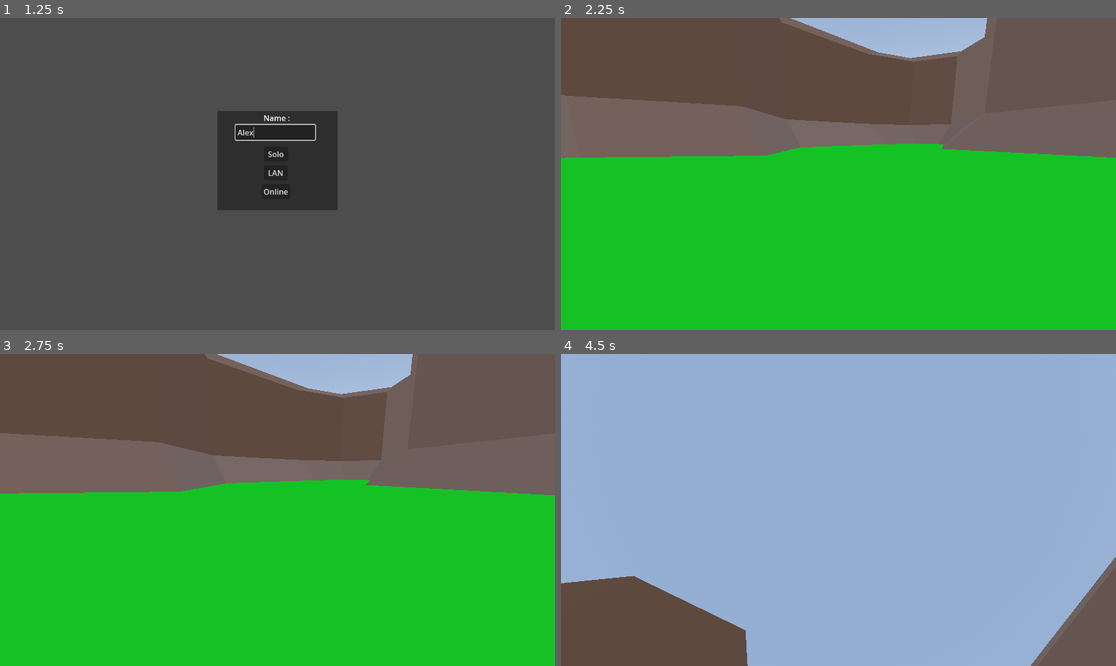
Above: before the commit, frames 1-4 (two rows, left to right).
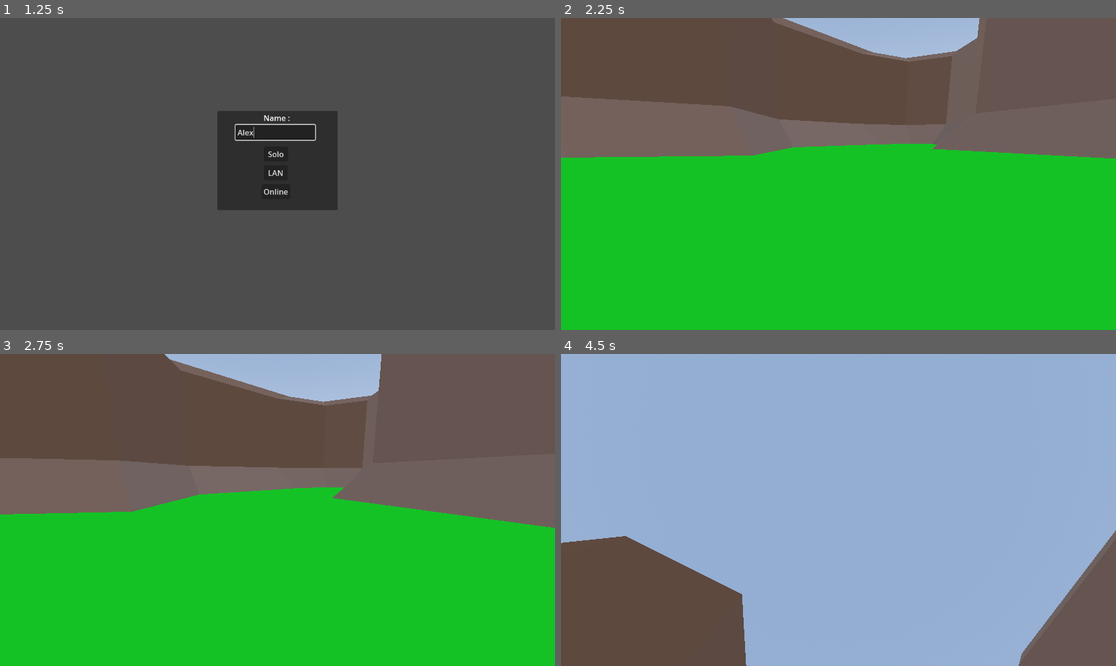
Above: after the commit, the same moments.

Repository: AdrienPiechocki/Magus-Opus
Game: Godot game, scene res://Scenes/Lobby.tscn
The game is run twice, just before and just after one commit, with the same random seed, the same clock (stepped at 60 frames per second) and the same inputs.
Inputs (mouse positions are in pixels of both pictures, inside the frame that each line leads up to):
- Up to frame 1 (1.25 s): click (277, 133) at 0.52 s; type "Alex" at 0.6 s
- Up to frame 2 (2.25 s): click "Solo" at 1.25 s; tap Enter at 2 s; move the mouse to (960, 158) at 2.02 s; hold D (right) from 2.03 s (still down); hold Shift (sprint, bound only after the commit) from 2.03 s (still down)
- Up to frame 3 (2.75 s): keep holding D (right); keep holding Shift (sprint, bound only after the commit); tap Space (jump, bound only after the commit) at 2.27, 2.3, 2.57 s
- Up to frame 4 (4.5 s): move the mouse to (727, 525) at 2.77 s; release D (right) at 2.78 s; release Shift (sprint, bound only after the commit) at 2.78 s; hold S (backward) 2.78-3.53 s; tap Space (jump, bound only after the commit) at 2.85, 3.02, 3.32, 3.5, 3.8 s; tap Shift (sprint, bound only after the commit) at 3.05, 4.35 s; move the mouse to (894, 441) at 3.52 s; hold D (right) 3.53-4.28 s; hold Shift (sprint, bound only after the commit) 3.53-4.28 s; move the mouse to (810, 572) at 4.27 s; hold W (forward) from 4.28 s (still down)

Frame 1 is identical in both runs. In frame 2, 0.8% of the frame differs, in the area x 0-100%, y 0-45%; in frame 3, 12%, in the area x 0-100%, y 0-56%; in frame 4, 5.3%.

Commit message:
Jump and Sprint added

Diff:
--- a/Scenes/World.tscn
+++ b/Scenes/World.tscn
@@ -13,6 +13,7 @@
 background_energy_multiplier = 1.5
 sky = SubResource("Sky_kry3j")
 ambient_light_source = 3
+ambient_light_color = Color(1, 1, 1, 1)
 
 [node name="World" type="Node3D"]
 
--- a/Scripts/Player.gd
+++ b/Scripts/Player.gd
@@ -1,7 +1,6 @@
 extends CharacterBody3D
 
-var speed:float = 4.0
-var gravity:float = 8.0
+var speed:float = 6.0
 
 @export var synced_position := Vector3()
 
@@ -9,6 +8,7 @@
 @onready var inputs = $Inputs
 
 var flag:bool = true
+var jumping:bool = false
 
 func _ready() -> void:
 	position = synced_position
@@ -27,10 +27,11 @@
 func set_player_name():
 	label.text = str(GameManager.players[int(name)])
 
-func _physics_process(_delta: float) -> void:
+func _physics_process(delta: float) -> void:
+	#gravity = calcGravity()
 	if multiplayer.multiplayer_peer == null or str(multiplayer.get_unique_id()) == str(name):
 		# The client which this player represent will update the controls state, and notify it to everyone.
-		inputs.update()
+		inputs.update(delta)
 
 	if multiplayer.multiplayer_peer == null or is_multiplayer_authority():
 		# The server updates the position that will be notified to the clients.
@@ -39,8 +40,13 @@
 		# The client simply updates the position to the last known one.
 		position = synced_position
 
+	#handle movement
 	velocity = inputs.motion * speed
-	if !is_on_floor():
-		velocity.y -= gravity
+
+	#handle sprint / player speed
+	if Input.is_action_pressed("sprint") and is_on_floor():
+		speed = 10
+	elif Input.is_action_just_released("sprint"):
+		speed = 6
 
 	move_and_slide()
--- a/Scripts/PlayerInputs.gd
+++ b/Scripts/PlayerInputs.gd
@@ -1,16 +1,30 @@
 extends Node
 
-@export
-var motion = Vector3()
+@export var motion:Vector3 = Vector3.ZERO
+@export var jumping:bool = false
 
 @onready var camera = $"../head/Camera3D"
 @onready var head = $"../head"
 var mouse_sensivity:float = 0.02
+var movement_dir:Vector3
 
-func update():
+func update(delta: float):
 
+	#handle horizontal movement
 	var m = Input.get_vector("left", "right", "forward", "backward")
-	var movement_dir = get_parent().get_node("head").basis * Vector3(m.x, 0, m.y)
+	movement_dir.x = m.x
+	movement_dir.z = m.y
+
+	#handle gravity
+	if not get_parent().is_on_floor():
+		movement_dir.y -= 20 * delta
+
+	#handle jump
+	if Input.is_action_pressed("jump") and get_parent().is_on_floor():
+		movement_dir.y = 2.5
+
+	#movment based on camera orientation
+	movement_dir = head.basis * movement_dir
 
 	motion = movement_dir
 
--- a/project.godot
+++ b/project.godot
@@ -51,9 +51,19 @@
 "events": [Object(InputEventKey,"resource_local_to_scene":false,"resource_name":"","device":-1,"window_id":0,"alt_press …(192 unchanged characters)…
 ]
 }
-escape={
+menu={
 "deadzone": 0.2,
 "events": [Object(InputEventKey,"resource_local_to_scene":false,"resource_name":"","device":-1,"window_id":0,"alt_press …(195 unchanged characters)…
+]
+}
+jump={
+"deadzone": 0.2,
+"events": [Object(InputEventKey,"resource_local_to_scene":false,"resource_name":"","device":-1,"window_id":0,"alt_pressed":false,"shift_pressed":false,"ctrl_pressed":false,"meta_pressed":false,"pressed":false,"keycode":0,"physical_keycode":32,"key_label":0,"unicode":32,"location":0,"echo":false,"script":null)
+]
+}
+sprint={
+"deadzone": 0.2,
+"events": [Object(InputEventKey,"resource_local_to_scene":false,"resource_name":"","device":-1,"window_id":0,"alt_pressed":false,"shift_pressed":false,"ctrl_pressed":false,"meta_pressed":false,"pressed":false,"keycode":0,"physical_keycode":4194325,"key_label":0,"unicode":0,"location":0,"echo":false,"script":null)
 ]
 }
 
